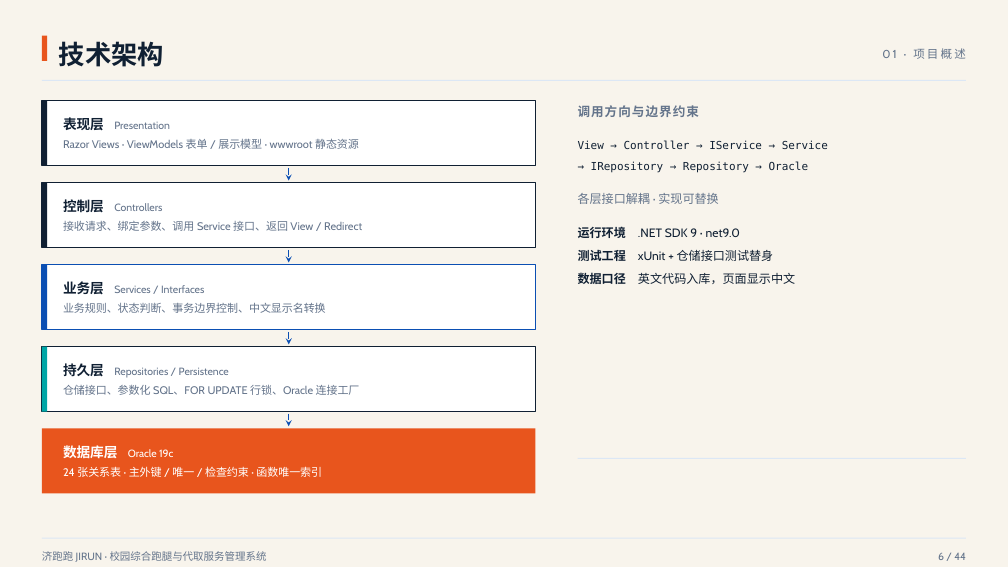
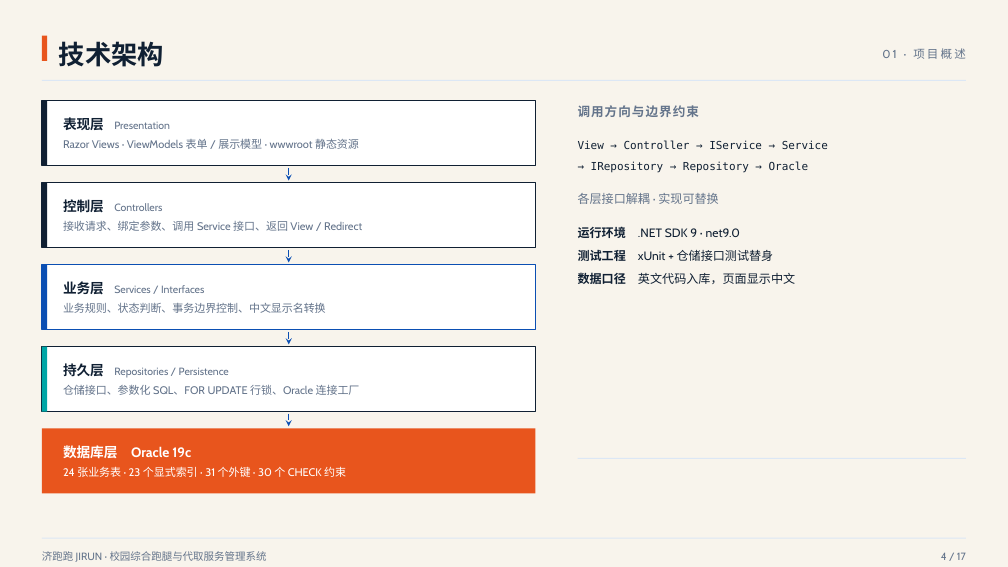
Before and after one commit to CampusDelivery-Team/campus-delivery, a slide deck: slide 4 of docs/校园综合跑腿与代取服务管理系统-课程设计答辩.pptx (slide 6 before the commit). Drawn at 1008x567 pixels with LibreOffice and Linux fonts; fonts in the diff are those of the drawing. Boxes give left, top, right and bottom in pixels: in the first picture for what was removed or moved away, otherwise in the second. Text is boxed around its words. In the diff, an @@ line names an element or a change of style, - is before the commit and + after.

```diff
--- a/docs/校园综合跑腿与代取服务管理系统-课程设计答辩.pptx
+++ b/docs/校园综合跑腿与代取服务管理系统-课程设计答辩.pptx
@@ text at bbox=[63, 443, 191, 461]: size 10 to 13 pt, bold on in "Oracle 19c" @@
@@ text at bbox=[63, 466, 346, 477]: text changed @@
-24 张关系表 · 主外键 / 唯一 / 检查约束 · 函数唯一索引
+24 张业务表 · 23 个显式索引 · 31 个外键 · 30 个 CHECK 约束
@@ text at bbox=[941, 552, 966, 560]: text changed @@
-6 / 44
+4 / 17
```
Also in this commit, not shown: 15 other slides changed, 28 slides removed, 4 other files.
